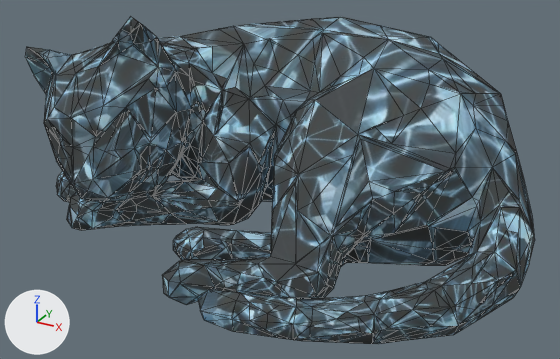
Renders of the glTF model public/xr/cat.glb from each side of a commit.
Rendered twice from a 50 mm lens placed at (1.297, -2.36, 0.963), pointed at (0.036, -0.068, -0.183). Every picture has the same lights, and +X, +Y and +Z are marked at lower left. The picture after the commit comes second. Mesh edges are drawn as thin lines. Vertices at exactly the same position are counted once.

Before the edit, the objects in view are built like this:
```python
me_mesh = bpy.data.meshes.new('mesh')
me_mesh.from_pydata(...)  # 1279 vertices, 2558 faces; spans x -0.95..0.95, y -0.75..0.75, z -0.4..0.4
me_mesh.materials.append(mat_material)  # picture img_base_color
ob_mesh_node = bpy.data.objects.new('mesh_node', me_mesh)
ob_mesh_node.location = (0.0, 0.0, 0.0)
```
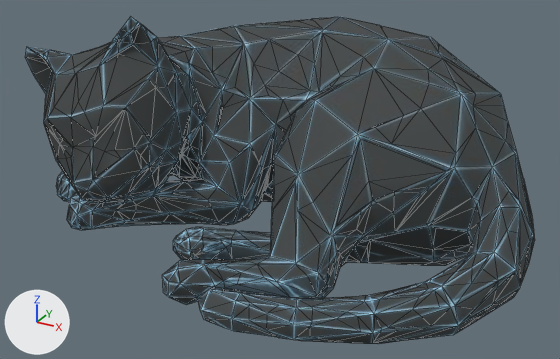
The newer file is also rescaled (x2.126), turned or shifted as a whole; pictures and numbers use the older file's frame.

Changed parts and their boxes [x1, y1, x2, y2] in the pictures (560 x 359 px):
part 1 of me_mesh, surface changed: [25, 16, 535, 344] in both

The change, as a diff of the scene's bpy script:
```diff
--- a/public/xr/cat.glb.py
+++ b/public/xr/cat.glb.py
@@ me_mesh @@
 me_mesh.from_pydata(...)  # 1279 vertices, 2558 faces; spans x -0.95..0.95, y -0.75..0.75, z -0.4..0.4
 # used by ob_mesh_node; location = (0.0, 0.0, 0.0)
+# me_mesh part 1: 2546 kept faces spanning x -0.95..0.95, y -0.75..0.75, z -0.4..0.4 get new texture (UV) coordinates
 me_mesh.materials.append(mat_material)
```
